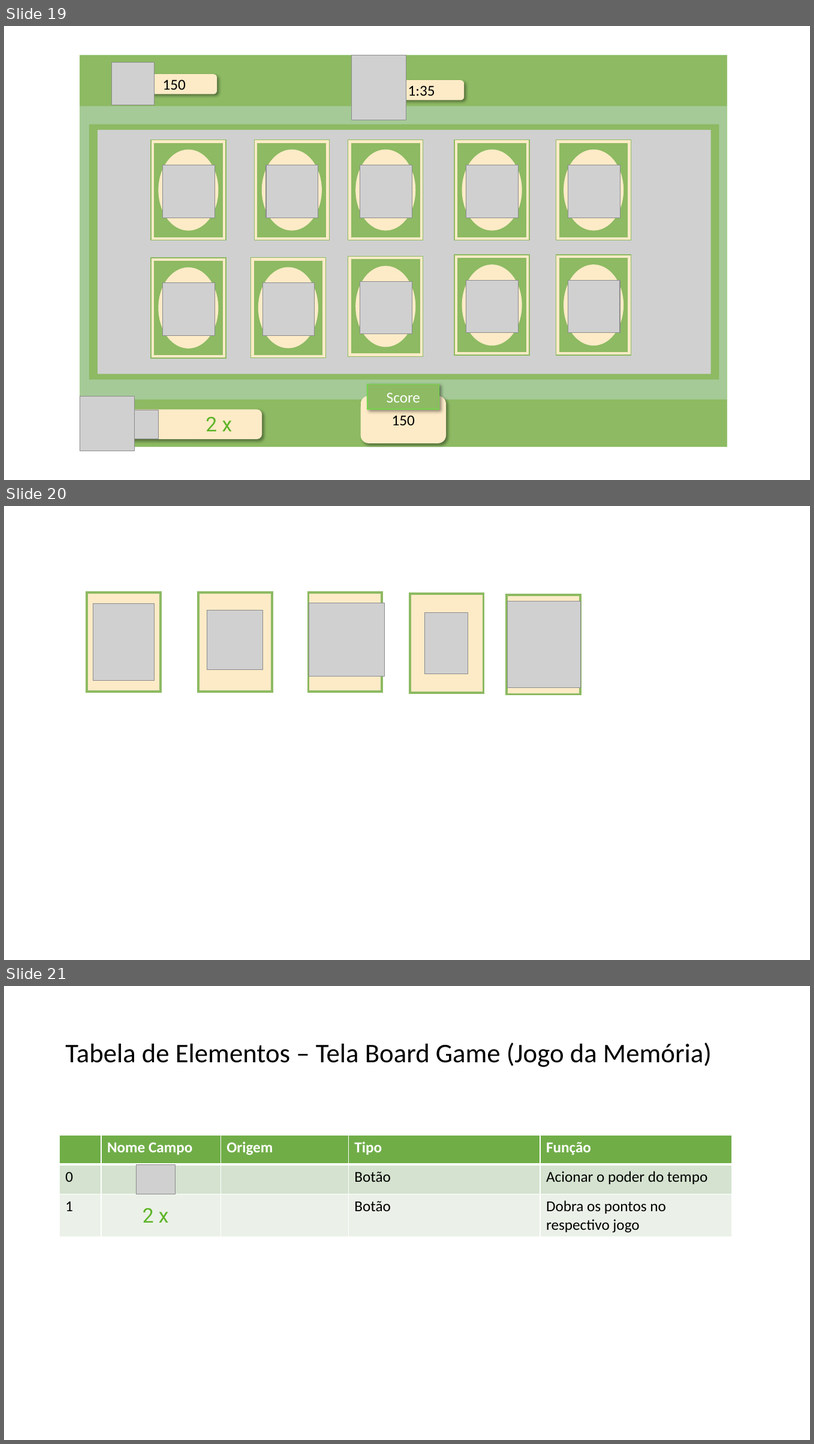
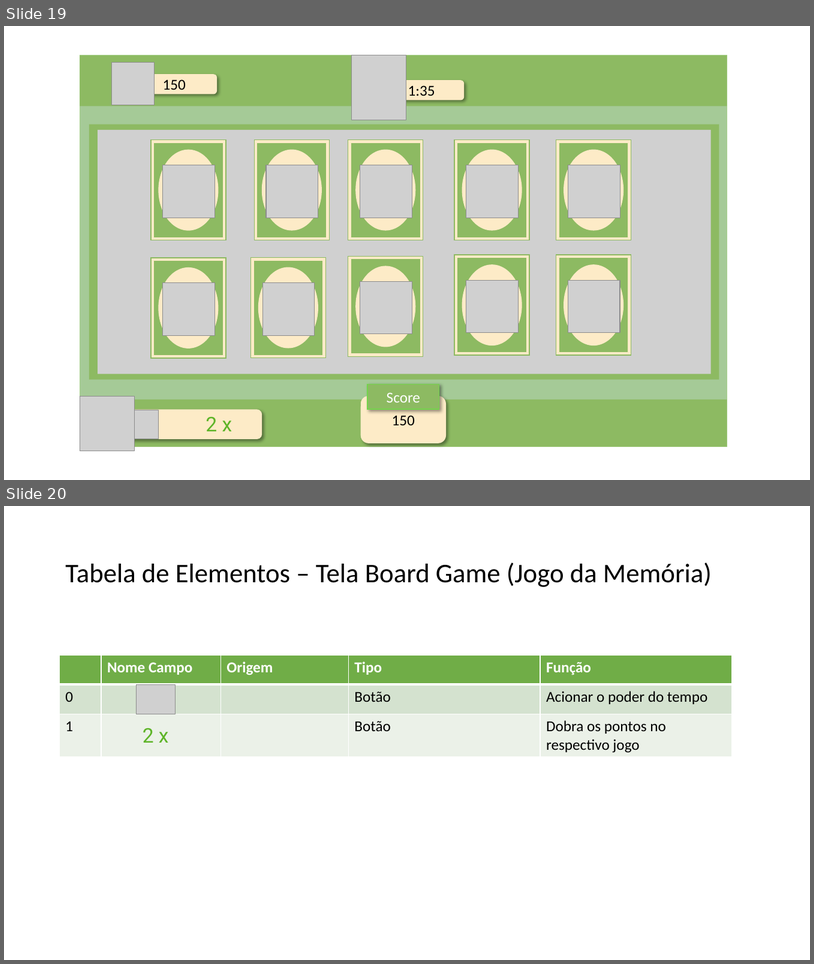
Before and after one commit to NathanReis/FTT-Recicla, a slide deck: DocumentacaoProjeto/Protótipo_Visual.pptx. Shown one above the other, each under a label of ours: slides 19, 20 and 21 before the commit, slides 19 and 20 after it. The pictures are 814x1444 and 814x964 pixels, drawn with LibreOffice and Linux fonts; fonts in the diff are those of the drawing; grey boxes stand for pictures. Boxes give left, top, right and bottom in pixels: in the first picture for what was removed or moved away, otherwise in the second. Text is boxed around its words. In the diff, an @@ line names an element or a change of style, - is before the commit and + after.

```diff
--- a/DocumentacaoProjeto/Protótipo_Visual.pptx
+++ b/DocumentacaoProjeto/Protótipo_Visual.pptx
@@ slide 20 removed at [4,506,810,960], background #FFFFFF @@
@@ rectangle removed at [86,592,161,693] @@
@@ rectangle removed at [87,593,160,691] @@
@@ rectangle removed at [198,592,273,693] @@
@@ rectangle removed at [200,593,272,691] @@
@@ rectangle removed at [308,592,383,693] @@
@@ rectangle removed at [309,593,382,691] @@
@@ rectangle removed at [410,593,485,694] @@
@@ rectangle removed at [411,594,484,693] @@
@@ rectangle removed at [507,594,582,695] @@
@@ rectangle removed at [508,595,581,694] @@
@@ picture removed at [93,603,155,681] @@
@@ picture removed at [207,610,263,669] @@
@@ picture removed at [309,603,385,676] @@
@@ picture removed at [425,612,468,674] @@
@@ picture removed at [508,601,581,687] @@
@@ what was slide 21 is now slide 20 @@
```
Also in this commit, not shown: 5 slides changed, 3 slides added, 2 other slides removed.
